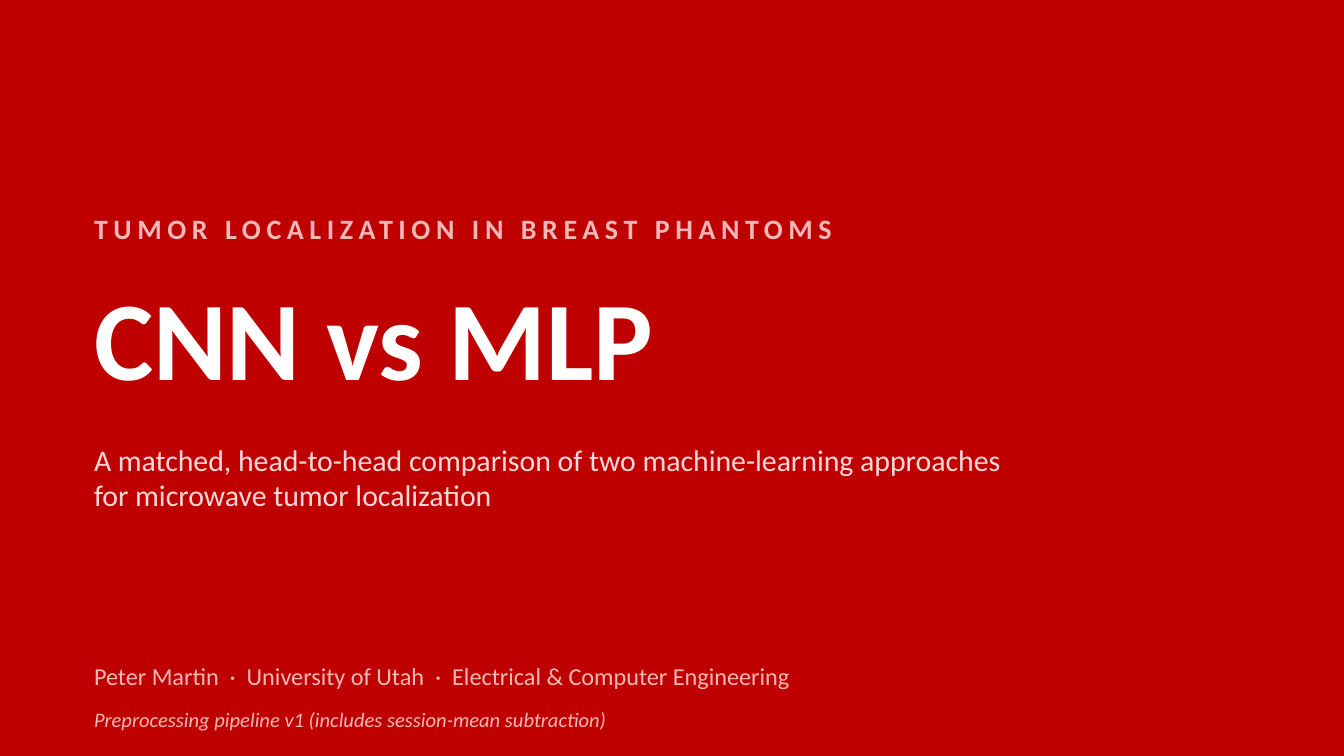
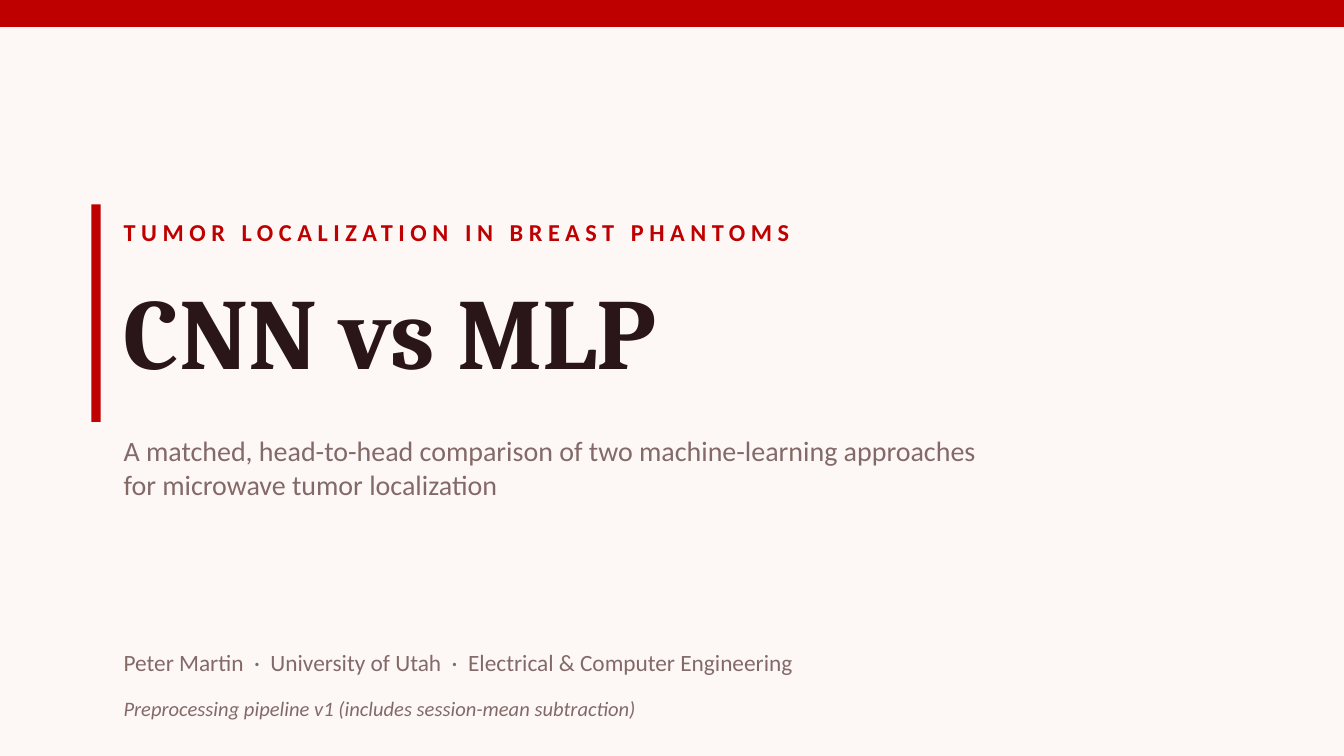
Before and after one commit to pmart1534/microwave-phantom-localization-cnn-mlp, a slide deck: slide 1 of presentation/CNN_vs_MLP_Comparison.pptx. Drawn at 1344x756 pixels with LibreOffice and Linux fonts; fonts in the diff are those of the drawing. Boxes give left, top, right and bottom in pixels: in the first picture for what was removed or moved away, otherwise in the second. Text is boxed around its words. In the diff, an @@ line names an element or a change of style, - is before the commit and + after.

```diff
--- a/presentation/CNN_vs_MLP_Comparison.pptx
+++ b/presentation/CNN_vs_MLP_Comparison.pptx
@@ background #BE0000 to #FDF8F6 @@
@@ rectangle added at (x1=0, y1=0, x2=1344, y2=27), fill #BE0000 @@
@@ rectangle added at (x1=91, y1=204, x2=101, y2=422), fill #BE0000 @@
@@ text "TUMOR LOCALIZATION IN BREAST PHANTOMS" moved from (x1=94, y1=202, x2=1250, y2=255) to (x1=124, y1=208, x2=1253, y2=255) @@
@@ text "TUMOR LOCALIZATION IN BREAST PHANTOMS" at (x1=124, y1=208, x2=1253, y2=255): size 15 to 13 pt, text colour #F5B8B8 to #BE0000 @@
@@ text "CNN vs MLP" moved from (x1=94, y1=306, x2=654, y2=381) to (x1=124, y1=301, x2=656, y2=370) @@
@@ text "CNN vs MLP" at (x1=124, y1=301, x2=656, y2=370): size 60 to 54 pt, font Calibri to Cambria, text colour #FFFFFF to #2A1618 @@
@@ text "A matched, head-to-head comparison of ..." moved from (x1=94, y1=450, x2=1000, y2=507) to (x1=124, y1=441, x2=976, y2=495) @@
@@ text "A matched, head-to-head comparison of ..." at (x1=124, y1=441, x2=976, y2=495): size 16 to 15 pt, text colour #FFD9D9 to #836A68 @@
@@ text "Peter Martin · University of ..." moved from (x1=94, y1=668, x2=789, y2=689) to (x1=124, y1=655, x2=792, y2=675) @@
@@ text "Peter Martin · University of ..." at (x1=124, y1=655, x2=792, y2=675): size 13 to 12.5 pt, text colour #F5B8B8 to #836A68 @@
@@ text "Preprocessing pipeline v1 (includes session-mean ..." moved from (x1=94, y1=712, x2=606, y2=731) to (x1=124, y1=701, x2=636, y2=720) @@
@@ text "Preprocessing pipeline v1 (includes session-mean ..." at (x1=124, y1=701, x2=636, y2=720): text colour #F5B8B8 to #836A68 @@
```
Also in this commit, not shown: 30 other slides changed, 41 other files.
